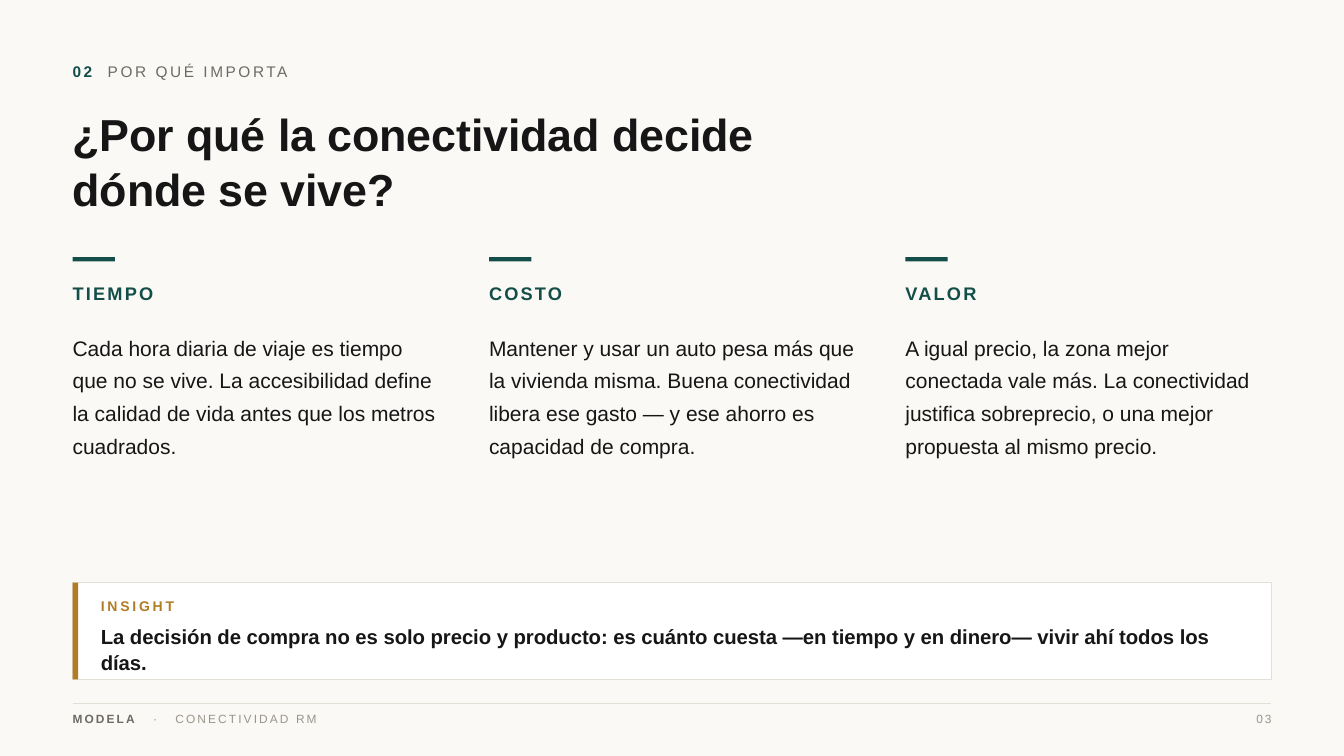
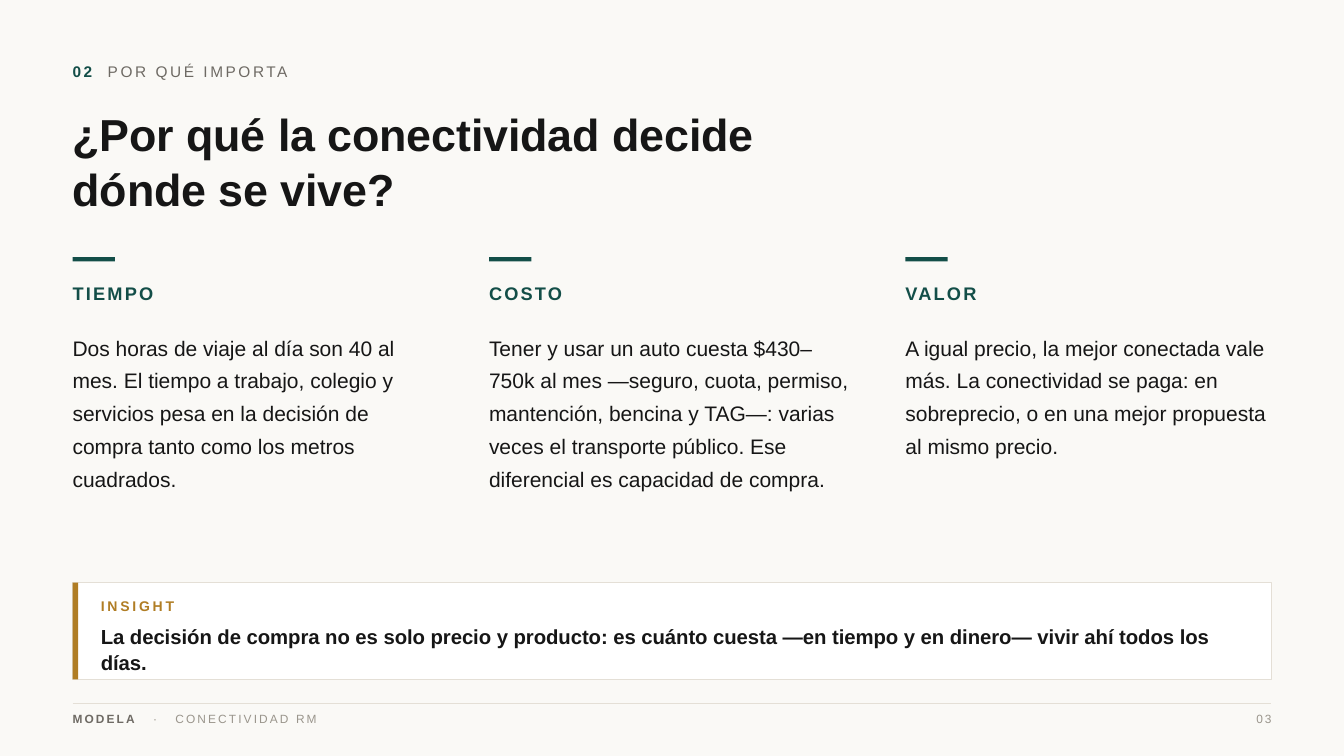
Before and after one commit to modela-simulador/modela-simulador, a slide deck: slide 3 of public/conectividad/Conectividad-Modela.pptx. Drawn at 1344x756 pixels with LibreOffice and Linux fonts; fonts in the diff are those of the drawing. Boxes give left, top, right and bottom in pixels: in the first picture for what was removed or moved away, otherwise in the second. Text is boxed around its words. In the diff, an @@ line names an element or a change of style, - is before the commit and + after.

```diff
--- a/public/conectividad/Conectividad-Modela.pptx
+++ b/public/conectividad/Conectividad-Modela.pptx
@@ text at (x1=73, y1=340, x2=394, y2=488): text changed @@
-Cada hora diaria de viaje es tiempo que no se vive. La accesibilidad define la calidad de vida antes que los metros cuadrados.
+Dos horas de viaje al día son 40 al mes. El tiempo a trabajo, colegio y servicios pesa en la decisión de compra tanto como los metros cuadrados.
@@ text at (x1=489, y1=340, x2=848, y2=491): text changed @@
-Mantener y usar un auto pesa más que la vivienda misma. Buena conectividad libera ese gasto — y ese ahorro es capacidad de compra.
+Tener y usar un auto cuesta $430–750k al mes —seguro, cuota, permiso, mantención, bencina y TAG—: varias veces el transporte público. Ese diferencial es capacidad de compra.
@@ text at (x1=905, y1=340, x2=1265, y2=458): text changed @@
-A igual precio, la zona mejor conectada vale más. La conectividad justifica sobreprecio, o una mejor propuesta al mismo precio.
+A igual precio, la mejor conectada vale más. La conectividad se paga: en sobreprecio, o en una mejor propuesta al mismo precio.
```
Also in this commit, not shown: 16 other slides changed, 1 slide removed, 33 other files.
